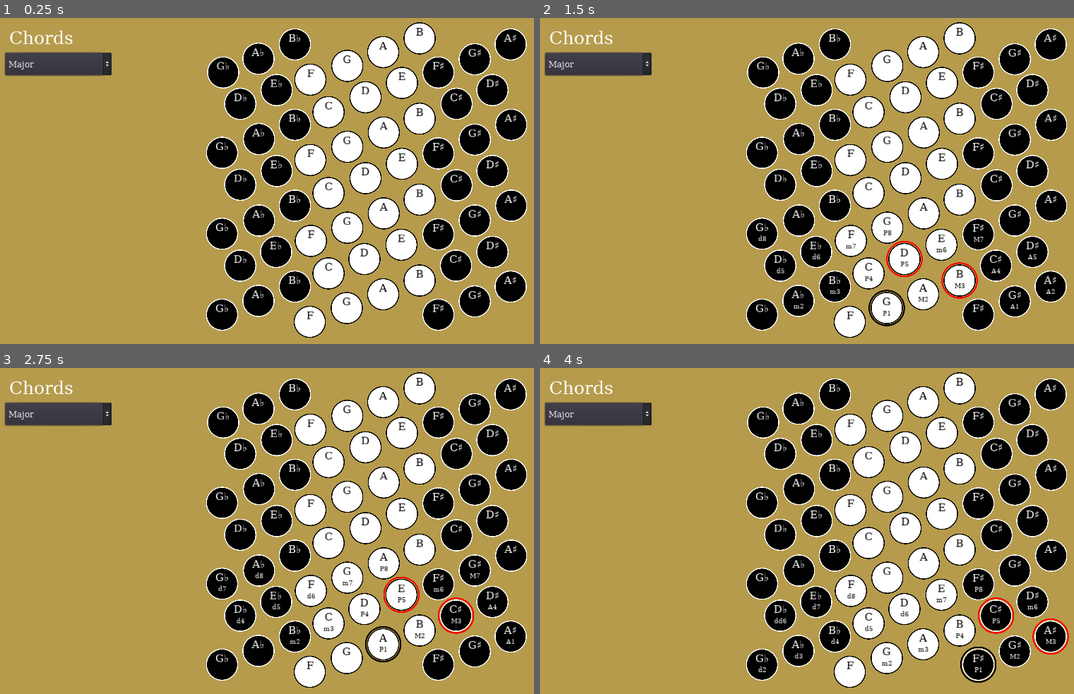
Above: before the commit, frames 1-4 (two rows, left to right).
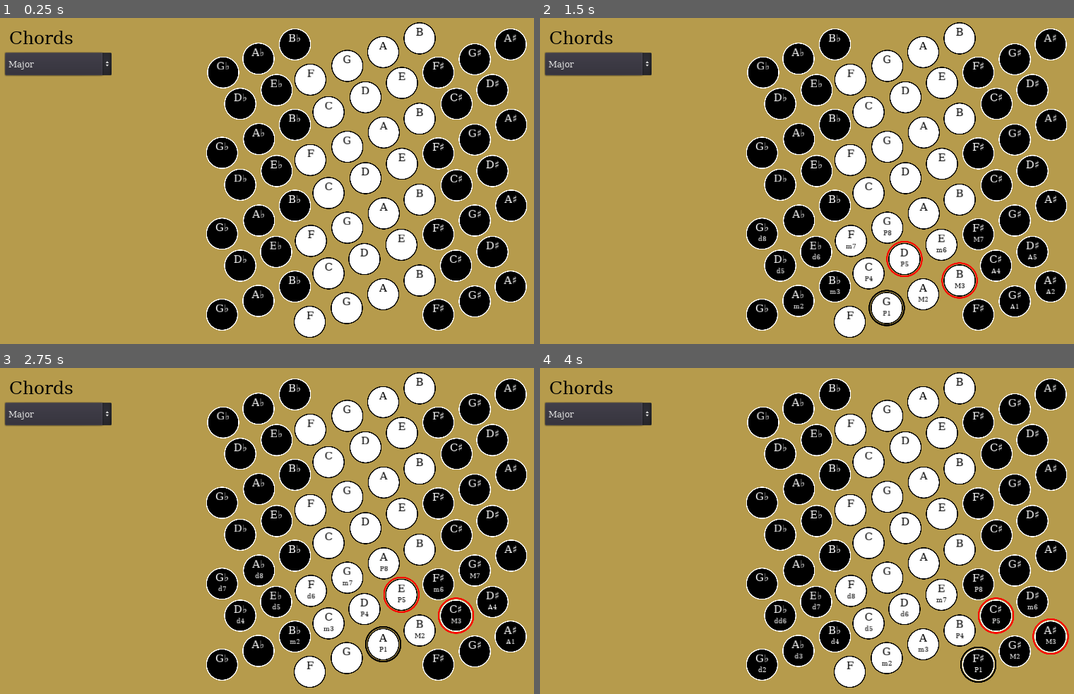
Above: after the commit, the same moments.

Repository: fkberthold/StrisoView
Game: Godot game, scene res://Main.tscn
Same seed, same stepped clock (60 frames per second), same inputs: the game is played once before the commit and once after it.
Inputs:
- Up to frame 1 (0.25 s): no input
- Up to frame 2 (1.5 s): click "F" at 0.5 s; click "G" at 1.25 s
- Up to frame 3 (2.75 s): click "A" at 2 s
- Up to frame 4 (4 s): click "B" at 2.75 s; click "F♯" at 3.5 s

The runs differ from the first frame. In frame 1, 0.2% of the frame differs, in the area x 1-14%, y 3-9%; in frame 2, 0.2%; in frame 3, 0.2%; in frame 4, 0.2%.

Commit message:
Scales started

Diff:
--- a/Main.gd
+++ b/Main.gd
@@ -5,9 +5,7 @@
 # var a = 2
 # var b = "text"
 
-
-# Called when the node enters the scene tree for the first time.
-func _ready():
+func set_chords():
     $Chords/ChordsList.add_item("Major")
     $Chords/ChordsList.add_item("Augmented")
     $Chords/ChordsList.add_item("Minor")
@@ -15,8 +13,25 @@
     $Chords/ChordsList.add_item("Suspended 4th")
     $Chords/ChordsList.add_item("Suspended 2nd")
 
+func set_scales():
+    $Scales/ScalesList.add_item("Major")
+    $Scales/ScalesList.add_item("Minor")
+
+func set_modes():
+    pass
+
+# Called when the node enters the scene tree for the first time.
+func _ready():
+    set_chords()
+    set_scales()
+    set_modes()
+
 
 
 func _on_Chords_item_selected(index):
     var chord_names = ["major","augmented","minor", "diminished", "sus4", "sus2"]
     $SBoard.set_chord(chord_names[index], true)
+
+func _on_ScalesList_item_selected(index):
+    var scale_names = ["Major", "Minor"]
+    $SBoard.set_music_scale(scale_names[index])
--- a/Main.tscn
+++ b/Main.tscn
@@ -9,6 +9,9 @@
 font_data = ExtResource( 2 )
 
 [sub_resource type="DynamicFont" id=2]
+font_data = ExtResource( 2 )
+
+[sub_resource type="DynamicFont" id=3]
 font_data = ExtResource( 2 )
 
 [node name="Control" type="Control"]
@@ -40,6 +43,7 @@
 margin_right = 68.0271
 margin_bottom = 35.3574
 custom_fonts/font = SubResource( 1 )
+custom_colors/font_color = Color( 0, 0, 0, 1 )
 text = "Chords"
 __meta__ = {
 "_edit_use_anchors_": false
@@ -55,4 +59,78 @@
 __meta__ = {
 "_edit_use_anchors_": false
 }
+
+[node name="Scales" type="Control" parent="."]
+visible = false
+margin_left = 5.66327
+margin_top = 139.694
+margin_right = 45.6633
+margin_bottom = 179.694
+__meta__ = {
+"_edit_use_anchors_": false
+}
+
+[node name="ScalesLabel" type="Label" parent="Scales"]
+margin_left = 7.98119
+margin_top = 6.25537
+margin_right = 122.981
+margin_bottom = 44.2554
+custom_fonts/font = SubResource( 1 )
+custom_colors/font_color = Color( 0, 0, 0, 1 )
+text = "Scales"
+__meta__ = {
+"_edit_use_anchors_": false
+}
+
+[node name="ScalesList" type="OptionButton" parent="Scales"]
+margin_left = 6.97025
+margin_top = 53.5276
+margin_right = 199.97
+margin_bottom = 94.5277
+custom_fonts/font = SubResource( 2 )
+__meta__ = {
+"_edit_use_anchors_": false
+}
+
+[node name="ModesList" type="OptionButton" parent="Scales"]
+visible = false
+margin_left = 6.02638
+margin_top = 106.385
+margin_right = 199.026
+margin_bottom = 147.385
+custom_fonts/font = SubResource( 2 )
+__meta__ = {
+"_edit_use_anchors_": false
+}
+
+[node name="chkSound" type="CheckBox" parent="."]
+visible = false
+margin_left = 16.0
+margin_top = 534.0
+margin_right = 114.0
+margin_bottom = 561.0
+rect_scale = Vector2( 2, 2 )
+custom_fonts/font = SubResource( 3 )
+custom_colors/font_color = Color( 0, 0, 0, 1 )
+custom_colors/font_color_pressed = Color( 0, 0, 0, 1 )
+pressed = true
+text = "Sound"
+
+[node name="chkLock" type="CheckBox" parent="."]
+visible = false
+margin_left = 16.0
+margin_top = 473.592
+margin_right = 114.0
+margin_bottom = 500.592
+rect_scale = Vector2( 2, 2 )
+custom_fonts/font = SubResource( 3 )
+custom_colors/font_color = Color( 0, 0, 0, 1 )
+custom_colors/font_color_pressed = Color( 0, 0, 0, 1 )
+text = "Lock"
+__meta__ = {
+"_edit_use_anchors_": false
+}
 [connection signal="item_selected" from="Chords/ChordsList" to="." method="_on_Chords_item_selected"]
+[connection signal="item_selected" from="Scales/ScalesList" to="." method="_on_ScalesList_item_selected"]
+[connection signal="toggled" from="chkSound" to="SBoard" method="_on_chkSound_toggled"]
+[connection signal="toggled" from="chkLock" to="SBoard" method="_on_chkLock_toggled"]
--- a/Scenes/SBoard.gd
+++ b/Scenes/SBoard.gd
@@ -30,3 +30,19 @@
             button.chord_vis = chord
         else:
             button.chord_vis = null
+
+func set_music_scale(scale, state):
+    for button in self.get_children():
+        if state:
+            button.scale_vis = scale
+        else:
+            button.scale_vis = null
+
+func _on_chkSound_toggled(button_pressed):
+    for button in self.get_children():
+        button.mute(not button_pressed)
+
+
+func _on_chkLock_toggled(button_pressed):
+    for button in self.get_children():
+        button.lock(button_pressed)
--- a/Scenes/SBoard.tscn
+++ b/Scenes/SBoard.tscn
@@ -116,6 +116,7 @@
 margin_right = 0.0
 margin_bottom = 0.0
 position = "right"
+octave = 1
 row = 1
 col = 6
 
@@ -130,6 +131,7 @@
 margin_bottom = 0.0
 position = "right"
 degree = 10
+octave = 1
 row = 1
 col = 7
 
@@ -143,6 +145,7 @@
 margin_right = 0.0
 margin_bottom = 0.0
 degree = 7
+octave = 1
 row = 2
 col = 3
 
@@ -156,6 +159,7 @@
 margin_right = -0.943878
 margin_bottom = 0.0
 degree = 9
+octave = 1
 row = 2
 col = 4
 
@@ -169,6 +173,7 @@
 margin_right = 0.0
 margin_bottom = 0.0
 degree = 11
+octave = 1
 row = 2
 col = 5
 
@@ -283,7 +288,7 @@
 margin_right = 0.374603
 margin_bottom = -146.647
 position = "right"
-octave = 1
+octave = 2
 row = 3
 col = 7
 
@@ -298,7 +303,7 @@
 margin_bottom = -146.647
 position = "right"
 degree = 10
-octave = 1
+octave = 2
 row = 3
 col = 8
 
@@ -312,7 +317,7 @@
 margin_right = 0.374573
 margin_bottom = -146.647
 degree = 7
-octave = 1
+octave = 2
 row = 4
 col = 4
 
@@ -326,7 +331,7 @@
 margin_right = 0.374542
 margin_bottom = -146.647
 degree = 9
-octave = 1
+octave = 2
 row = 4
 col = 5
 
@@ -340,7 +345,7 @@
 margin_right = 0.374603
 margin_bottom = -146.647
 degree = 11
-octave = 1
+octave = 2
 row = 4
 col = 6
 
@@ -555,7 +560,7 @@
 margin_right = 0.374603
 margin_bottom = -293.855
 position = "right"
-octave = 2
+octave = 3
 row = 5
 col = 8
 
@@ -570,7 +575,7 @@
 margin_bottom = -293.855
 position = "right"
 degree = 10
-octave = 2
+octave = 3
 row = 5
 col = 9
 
@@ -625,6 +630,7 @@
 margin_right = -391.437
 margin_bottom = -0.420471
 position = "left"
+octave = 1
 row = 3
 col = 1
 
@@ -639,6 +645,7 @@
 margin_bottom = -0.420471
 position = "left"
 degree = 10
+octave = 1
 row = 3
 col = 2
 
@@ -697,7 +704,7 @@
 margin_right = -391.063
 margin_bottom = -147.067
 position = "left"
-octave = 1
+octave = 2
 row = 5
 col = 2
 
@@ -712,7 +719,7 @@
 margin_bottom = -147.067
 position = "left"
 degree = 10
-octave = 1
+octave = 2
 row = 5
 col = 3
 
@@ -816,7 +823,7 @@
 margin_right = -391.063
 margin_bottom = -294.276
 position = "left"
-octave = 2
+octave = 3
 row = 7
 col = 3
 
@@ -831,7 +838,7 @@
 margin_bottom = -294.276
 position = "left"
 degree = 10
-octave = 2
+octave = 3
 row = 7
 col = 4
 
@@ -845,7 +852,7 @@
 margin_right = 0.374573
 margin_bottom = -293.855
 degree = 7
-octave = 2
+octave = 3
 row = 6
 col = 5
 
@@ -859,7 +866,7 @@
 margin_right = 0.374542
 margin_bottom = -293.855
 degree = 9
-octave = 2
+octave = 3
 row = 6
 col = 6
 
@@ -873,6 +880,6 @@
 margin_right = 0.374603
 margin_bottom = -293.855
 degree = 11
-octave = 2
+octave = 3
 row = 6
 col = 7
--- a/Scenes/SButton.gd
+++ b/Scenes/SButton.gd
@@ -16,7 +16,10 @@
 var sel_note= null
 var full_degree = null
 var chord_vis = "major"
+var scale_vis = "Major"
 var voice = null
+var mute = true
+var lock = false
 
 const pitches = {"C":1,
                  "C♯":1.059463,
@@ -78,6 +81,9 @@
                         [3,-5]:"dd5",
                         [3,-4]:"dd6",
                         [4,-6]:"dd7"}
+
+const scales = {"Major":["P1", "M2", "M3", "P4", "P5", "m6", "M7"],
+                "Minor":["P1", "M2", "m3", "P4", "P5", "d6", "m7"]}
 
 const order = ["G♭", "D♭", "A♭", "E♭", "B♭",
                "F", "C",  "G", "D", "A", "E", "B",
@@ -156,6 +162,8 @@
     add_child(voice)
 
 func _on_SButton_toggled(_button_pressed):
+    if lock:
+        return
     if full_degree != sel_degree:
         emit_signal("selected", full_degree, $Note.text, row, col)
     else:
@@ -169,13 +177,15 @@
     set_interval()
     set_chords()
 
+func mute(is_on):
+    mute = is_on
 
+func lock(is_on):
+    lock = is_on
 
 func _on_SButton_button_down():
-    voice.playing = true
-
-
-
+    if not mute:
+        voice.playing = true
 
 func _on_SButton_button_up():
     voice.playing = false
--- a/Scenes/SButton.tscn
+++ b/Scenes/SButton.tscn
@@ -1,9 +1,10 @@
-[gd_scene load_steps=7 format=2]
+[gd_scene load_steps=8 format=2]
 
 [ext_resource path="res://Scenes/SButton.gd" type="Script" id=1]
 [ext_resource path="res://Images/BlackButton.png" type="Texture" id=2]
 [ext_resource path="res://Images/Chord.png" type="Texture" id=3]
 [ext_resource path="res://Font/DejaVuSerif.ttf" type="DynamicFontData" id=4]
+[ext_resource path="res://Images/Scale.png" type="Texture" id=5]
 
 [sub_resource type="DynamicFont" id=1]
 size = 20
@@ -55,6 +56,27 @@
 "_edit_use_anchors_": false
 }
 
+[node name="Scale" type="TextureRect" parent="."]
+visible = false
+modulate = Color( 0, 0.0392157, 1, 0.396078 )
+show_behind_parent = true
+anchor_right = 1.0
+anchor_bottom = 1.0
+margin_left = -12.0
+margin_top = -12.0
+margin_right = 12.0
+margin_bottom = 12.0
+grow_horizontal = 2
+grow_vertical = 2
+size_flags_horizontal = 7
+size_flags_vertical = 7
+texture = ExtResource( 5 )
+expand = true
+stretch_mode = 6
+__meta__ = {
+"_edit_use_anchors_": false
+}
+
 [node name="Note" type="Label" parent="."]
 anchor_left = 0.5
 anchor_top = 0.5
Binary file added: Images/Scale.png
Not shown, added: Images/Scale.png.import
Not shown: 1 places in Main.tscn that only renumber resources
Not shown, changed: Images/Button.pdn
Not shown, changed: striso_explore.pck
